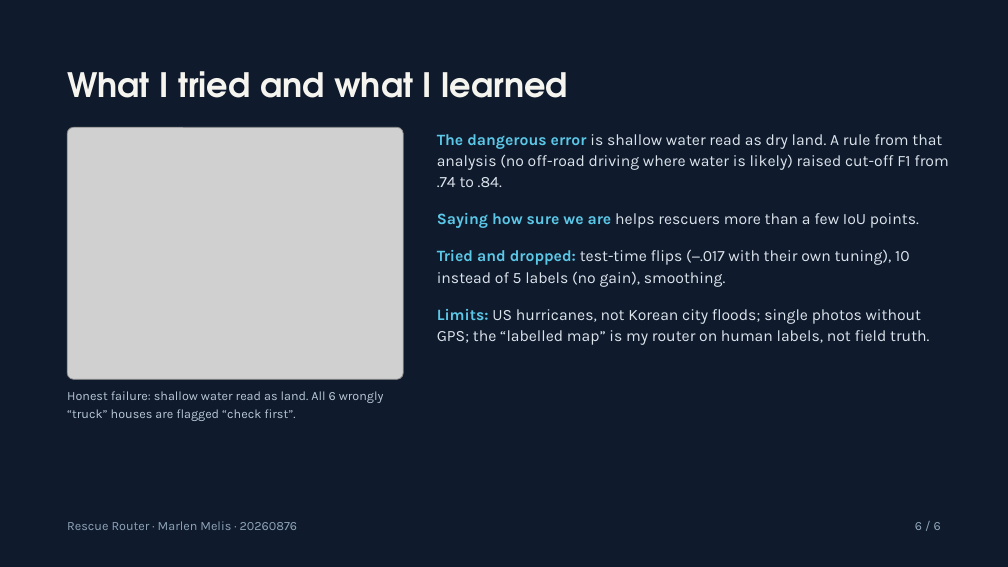
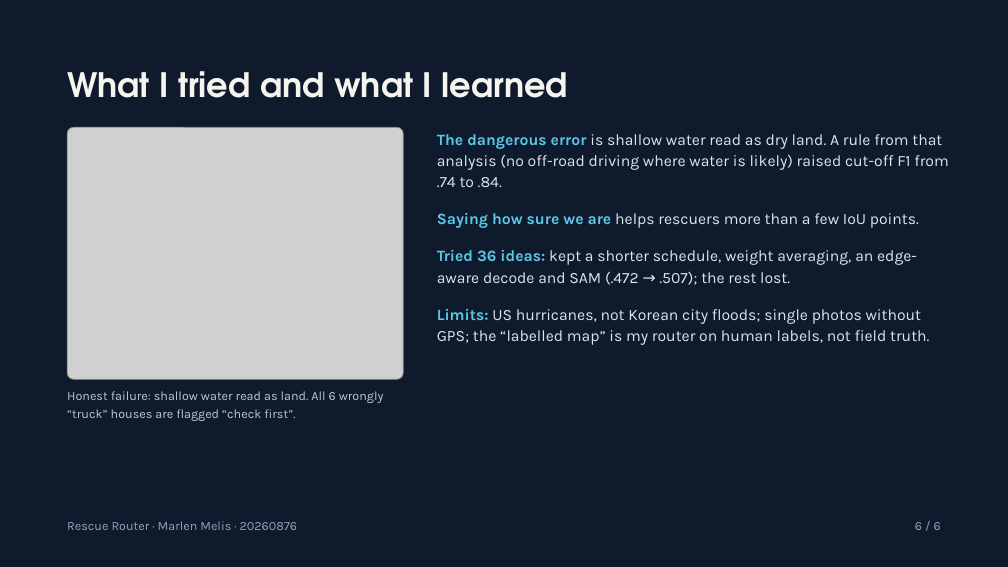
Before and after one commit to MarlenMM/rescue-router, a slide deck: slide 7 of slides/20260876_MarlenMelis_slides.pptx. Drawn at 1008x567 pixels with LibreOffice and Linux fonts; fonts in the diff are those of the drawing; grey boxes stand for pictures. Boxes give left, top, right and bottom in pixels: in the first picture for what was removed or moved away, otherwise in the second. Text is boxed around its words. In the diff, an @@ line names an element or a change of style, - is before the commit and + after.

```diff
--- a/slides/20260876_MarlenMelis_slides.pptx
+++ b/slides/20260876_MarlenMelis_slides.pptx
@@ text at box(437, 250, 917, 285): text changed @@
-Tried and dropped: test-time flips (−.017 with their own tuning), 10 instead of 5 labels (no gain), smoothing.
+Tried 36 ideas: kept a shorter schedule, weight averaging, an edge-aware decode and SAM (.472 → .507); the rest lost.
```
Also in this commit, not shown: 4 other slides changed, 4 other files.
